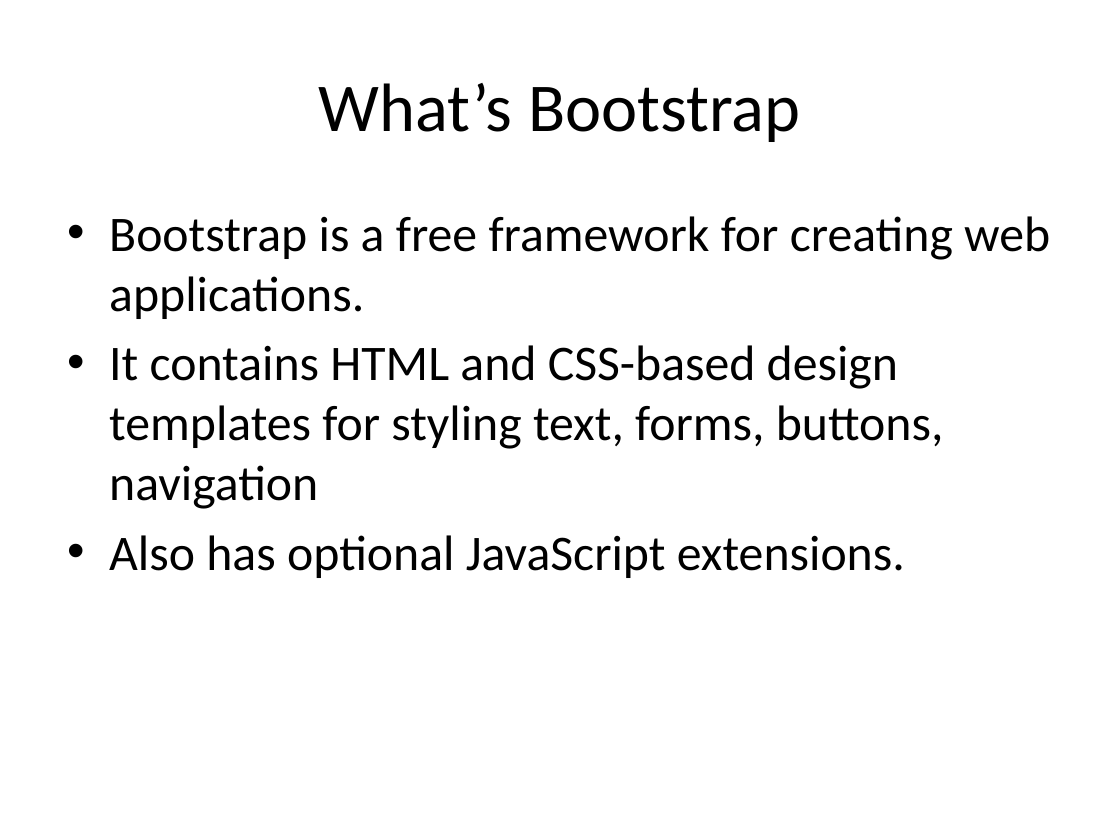
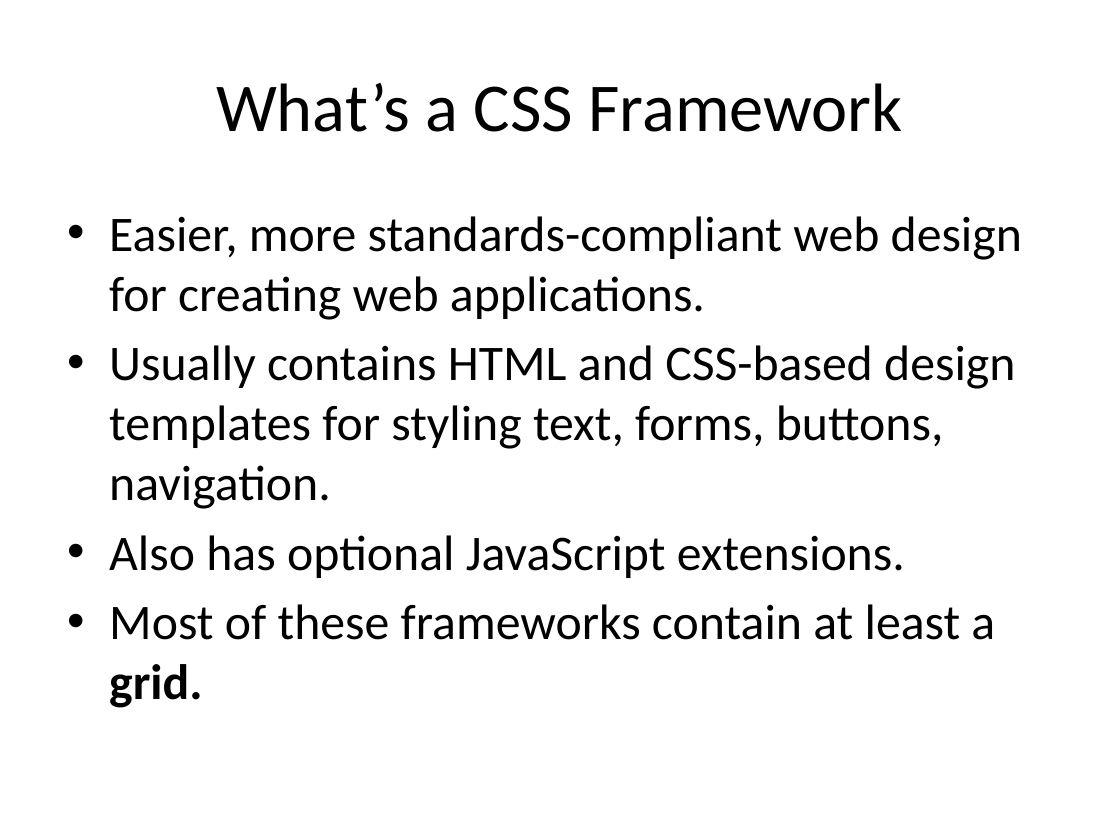
Before and after one commit to diarmuidoconnor/ict-2021, a slide deck: slide 54 of topic02/talk-1/html5.pptx (slide 55 before the commit). Drawn at 1120x840 pixels with LibreOffice and Linux fonts; fonts in the diff are those of the drawing. Boxes give left, top, right and bottom in pixels: in the first picture for what was removed or moved away, otherwise in the second. Text is boxed around its words. In the diff, an @@ line names an element or a change of style, - is before the commit and + after.

```diff
--- a/topic02/talk-1/html5.pptx
+++ b/topic02/talk-1/html5.pptx
@@ title at box(216, 83, 903, 132): text changed @@
-What’s Bootstrap
+What’s a CSS Framework
@@ text at box(109, 216, 1022, 509): text changed @@
-• Bootstrap is a free framework for creating web applications.
-• It contains HTML and CSS-based design templates for styling text, forms, buttons, navigation
+• Easier, more standards-compliant web design for creating web applications.
+• Usually contains HTML and CSS-based design templates for styling text, forms, buttons, navigation.
@@ text at box(109, 604, 995, 708): paragraph added @@
+• Most of these frameworks contain at least a grid.
```
Also in this commit, not shown: 4 other slides changed, 1 slide added, 3 slides removed, 2 other files.
